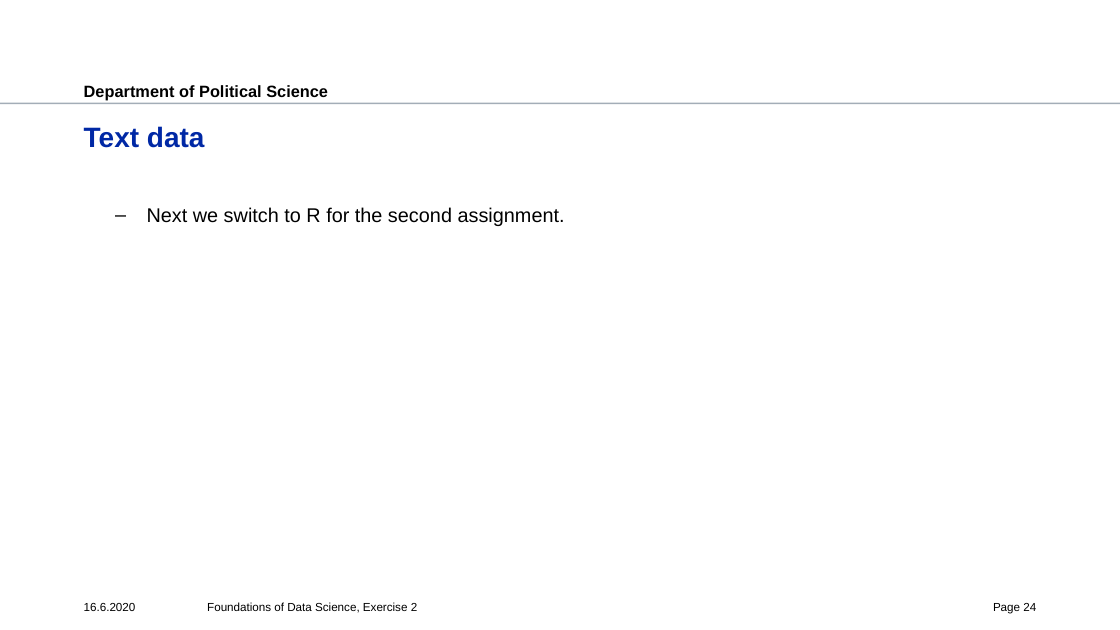
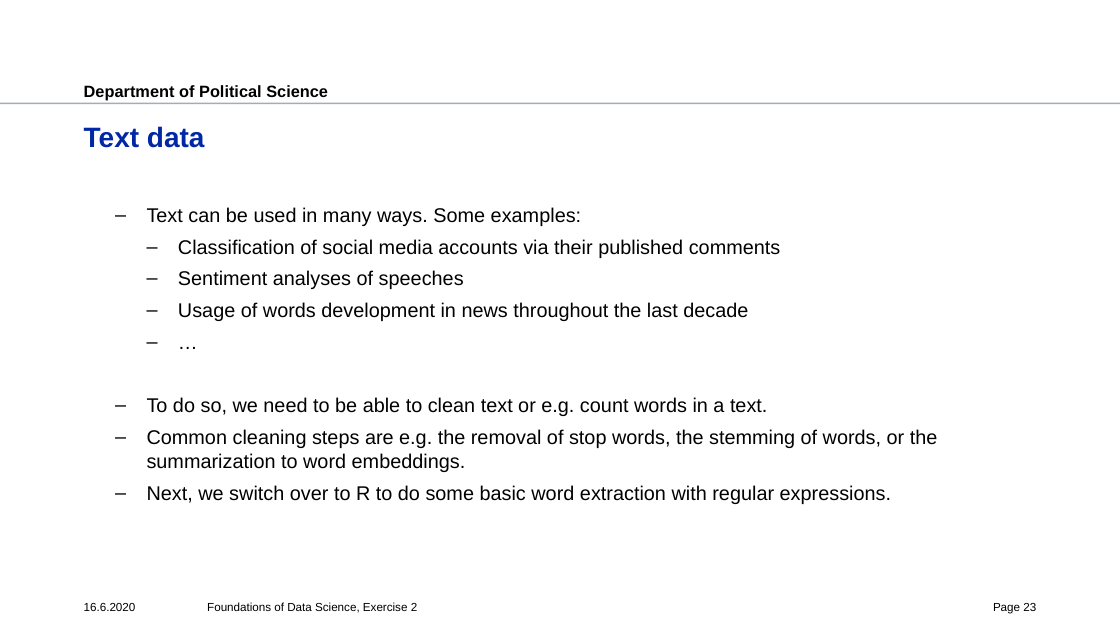
Before and after one commit to polianchykova/fds-2020-exercise, a slide deck: slide 23 of ex2/ex2.pptx (slide 24 before the commit). Drawn at 1120x630 pixels with LibreOffice and Linux fonts; fonts in the diff are those of the drawing; background and template pictures are left out. Boxes give left, top, right and bottom in pixels: in the first picture for what was removed or moved away, otherwise in the second. Text is boxed around its words. In the diff, an @@ line names an element or a change of style, - is before the commit and + after.

Commit message:
Added a chapter on text analysis

```diff
--- a/ex2/ex2.pptx
+++ b/ex2/ex2.pptx
@@ text at (147,207,938,504): text changed @@
-  – Next we switch to R for the second assignment.
+  – Text can be used in many ways. Some examples:
+    – Classification of social media accounts via their published comments
+    – Sentiment analyses of speeches
+    – Usage of words development in news throughout the last decade
+    – …
+  – To do so, we need to be able to clean text or e.g. count words in a text.
+  – Common cleaning steps are e.g. the removal of stop words, the stemming of words, or the summarization to word embeddings.
+  – Next, we switch over to R to do some basic word extraction with regular expressions.
@@ page number at (993,603,1036,613): text changed @@
-Page 24
+Page 23
```
Also in this commit, not shown: 1 other slide changed, 1 slide removed, 1 other file.
